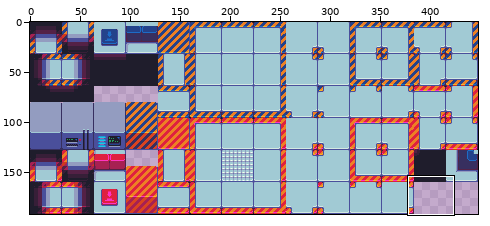
Sprite sheet, stored at cubes-jurney/imgs/scifitiles-sheet.png. The picture above shows the old version from afar; the outline marks the close-up.
Close-up. Earlier state:
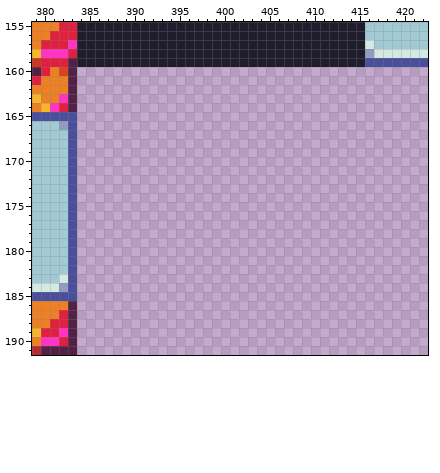
The file is 448x192 pixels. Colours within 5 levels of each other are drawn and written as one. Shown: x 379..422, y 155..191.
After:
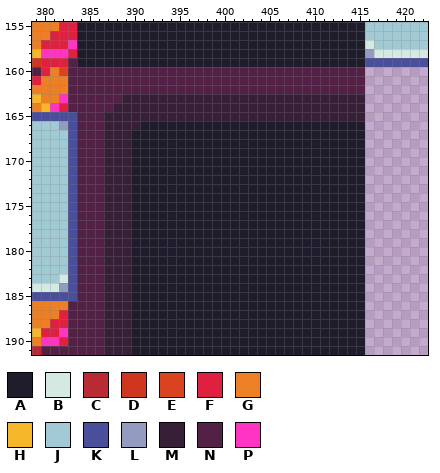
Palette (. is transparent): A #1f1d2c  B #d3e9e1  C #ba2a34  D #cf3620  E #da4320  F #df213f  G #ed8024  H #f5b62a  J #a1cad4  K #4a4f9b  L #939cc0  M #371f38  N #542146  P #ff34c3
Author's note on the commit: added void corner tile
What changed:
@@ x 379..422 @@
 159 DFFFNAAAAAAAAAAAAAAAAAAAAAAAAAAAAAAAAKKKKKKK
-160 NFGEN.......................................
-161 FGGGN.......................................
-162 GGGGN.......................................
-163 HGGPN.......................................
-164 GHPFN.......................................
-165 KKKKK.......................................
-166 JJJLK.......................................
-167 JJJJK.......................................
-168 JJJJK.......................................
-169 JJJJK.......................................
-170 JJJJK.......................................
-171 JJJJK.......................................
-172 JJJJK.......................................
-173 JJJJK.......................................
-174 JJJJK.......................................
-175 JJJJK.......................................
-176 JJJJK.......................................
-177 JJJJK.......................................
-178 JJJJK.......................................
-179 JJJJK.......................................
-180 JJJJK.......................................
-181 JJJJK.......................................
-182 JJJJK.......................................
-183 JJJBK.......................................
-184 BBBLK.......................................
-185 KKKKK.......................................
-186 GGGGN.......................................
-187 GGGFN.......................................
-188 GGFFN.......................................
-189 HFFPN.......................................
-190 GPPFN.......................................
-191 CNNNN.......................................
+160 NFGENNNNNNNNNNNNNNNNNNNNNNNNNNNNNNNNN.......
+161 FGGGNNNNNNNNNNNNNNNNNNNNNNNNNNNNNNNNN.......
+162 GGGGNNNNNNNNNNNNNNNNNNNNNNNNNNNNNNNNN.......
+163 HGGPNNNNNNMMMMMMMMMMMMMMMMMMMMMMMMMMM.......
+164 GHPFNNNNNMMMMMMMMMMMMMMMMMMMMMMMMMMMM.......
+165 KKKKKNNNMMMMMMMMMMMMMMMMMMMMMMMMMMMMM.......
+166 JJJLKNNNMMMMAAAAAAAAAAAAAAAAAAAAAAAAA.......
+167 JJJJKNNNMMMAAAAAAAAAAAAAAAAAAAAAAAAAA.......
+168 JJJJKNNNMMMAAAAAAAAAAAAAAAAAAAAAAAAAA.......
+169 JJJJKNNNMMMAAAAAAAAAAAAAAAAAAAAAAAAAA.......
+170 JJJJKNNNMMMAAAAAAAAAAAAAAAAAAAAAAAAAA.......
+171 JJJJKNNNMMMAAAAAAAAAAAAAAAAAAAAAAAAAA.......
+172 JJJJKNNNMMMAAAAAAAAAAAAAAAAAAAAAAAAAA.......
+173 JJJJKNNNMMMAAAAAAAAAAAAAAAAAAAAAAAAAA.......
+174 JJJJKNNNMMMAAAAAAAAAAAAAAAAAAAAAAAAAA.......
+175 JJJJKNNNMMMAAAAAAAAAAAAAAAAAAAAAAAAAA.......
+176 JJJJKNNNMMMAAAAAAAAAAAAAAAAAAAAAAAAAA.......
+177 JJJJKNNNMMMAAAAAAAAAAAAAAAAAAAAAAAAAA.......
+178 JJJJKNNNMMMAAAAAAAAAAAAAAAAAAAAAAAAAA.......
+179 JJJJKNNNMMMAAAAAAAAAAAAAAAAAAAAAAAAAA.......
+180 JJJJKNNNMMMAAAAAAAAAAAAAAAAAAAAAAAAAA.......
+181 JJJJKNNNMMMAAAAAAAAAAAAAAAAAAAAAAAAAA.......
+182 JJJJKNNNMMMAAAAAAAAAAAAAAAAAAAAAAAAAA.......
+183 JJJBKNNNMMMAAAAAAAAAAAAAAAAAAAAAAAAAA.......
+184 BBBLKNNNMMMAAAAAAAAAAAAAAAAAAAAAAAAAA.......
+185 KKKKKNNNMMMAAAAAAAAAAAAAAAAAAAAAAAAAA.......
+186 GGGGNNNNMMMAAAAAAAAAAAAAAAAAAAAAAAAAA.......
+187 GGGFNNNNMMMAAAAAAAAAAAAAAAAAAAAAAAAAA.......
+188 GGFFNNNNMMMAAAAAAAAAAAAAAAAAAAAAAAAAA.......
+189 HFFPNNNNMMMAAAAAAAAAAAAAAAAAAAAAAAAAA.......
+190 GPPFNNNNMMMAAAAAAAAAAAAAAAAAAAAAAAAAA.......
+191 CNNNNNNNMMMAAAAAAAAAAAAAAAAAAAAAAAAAA.......
